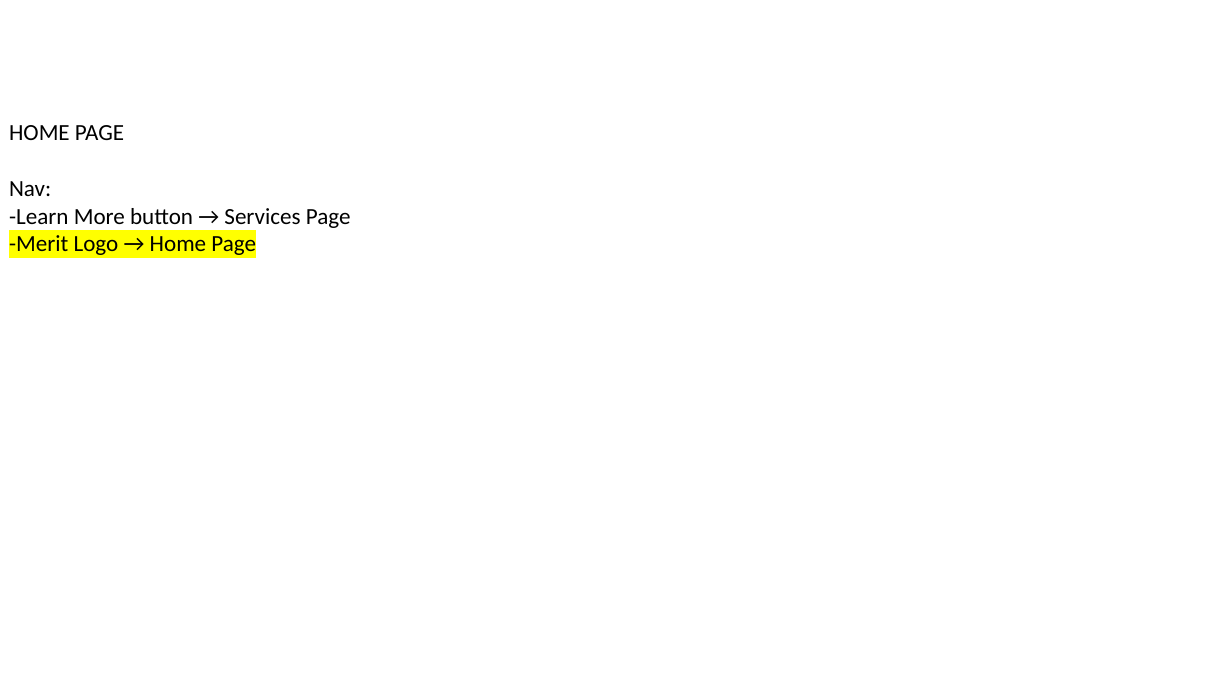
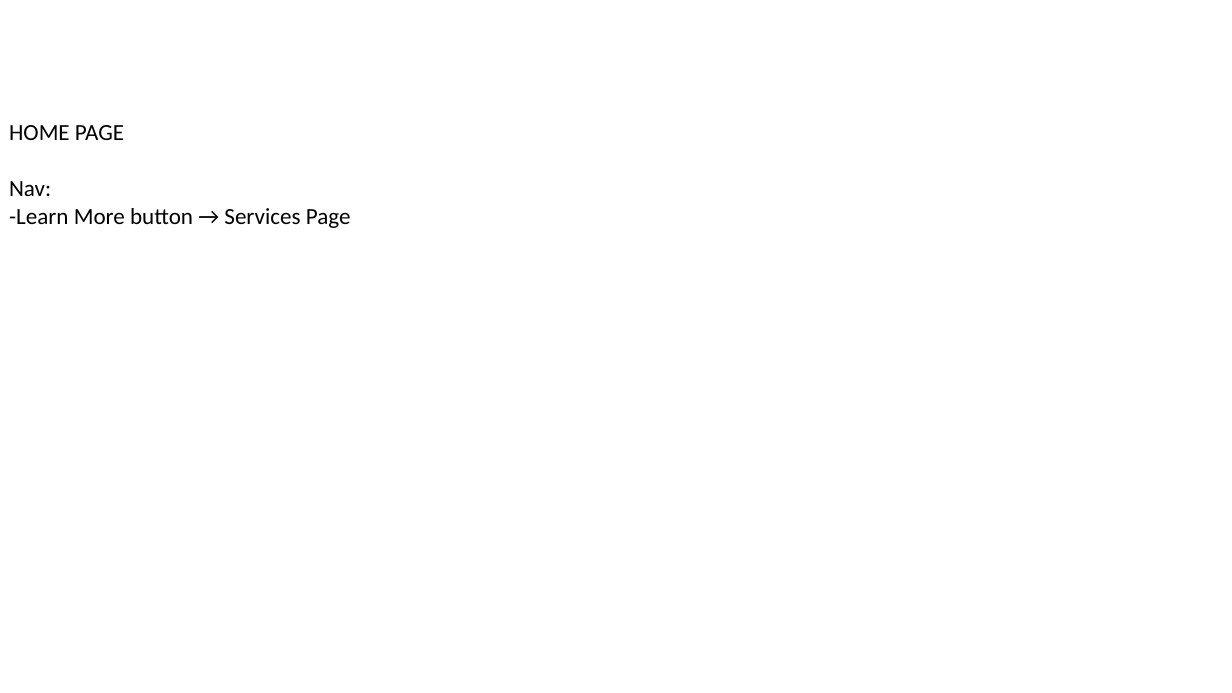
Before and after one commit to lifefromashes/bankApp, a slide deck: slide 1 of UnusedCode/Navigations.pptx. Drawn at 1232x693 pixels with LibreOffice and Linux fonts; fonts in the diff are those of the drawing; background and template pictures are left out. Boxes give left, top, right and bottom in pixels: in the first picture for what was removed or moved away, otherwise in the second. Text is boxed around its words. In the diff, an @@ line names an element or a change of style, - is before the commit and + after.

```diff
--- a/UnusedCode/Navigations.pptx
+++ b/UnusedCode/Navigations.pptx
@@ text at <box>9,235,256,255</box>: paragraph removed @@
--Merit Logo → Home Page
```
Also in this commit, not shown: 1 other slide changed, 8 slides added, 7 slides removed.
